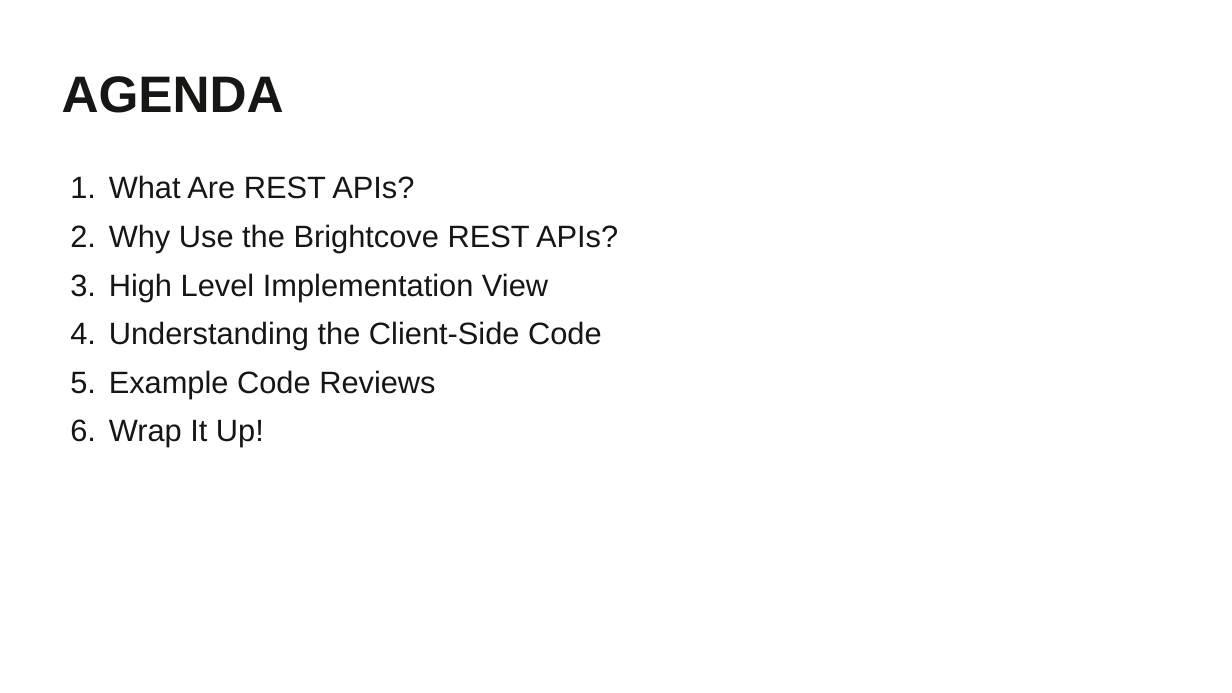
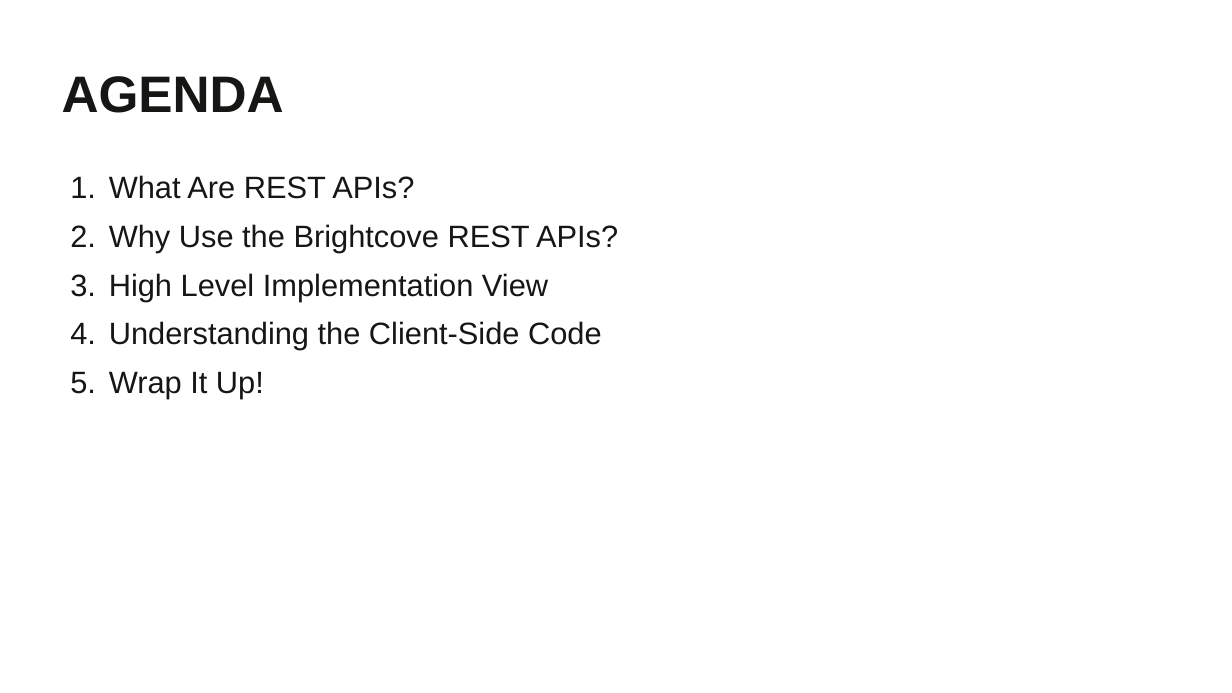
Before and after one commit to BrightcoveLearning/BCL-LearningSamples, a slide deck: slide 2 of PLAYTV2020/matt-boles-rest-api-intro.pptx. Drawn at 1232x693 pixels with LibreOffice and Linux fonts; fonts in the diff are those of the drawing; background and template pictures are left out. Boxes give left, top, right and bottom in pixels: in the first picture for what was removed or moved away, otherwise in the second. Text is boxed around its words. In the diff, an @@ line names an element or a change of style, - is before the commit and + after.

```diff
--- a/PLAYTV2020/matt-boles-rest-api-intro.pptx
+++ b/PLAYTV2020/matt-boles-rest-api-intro.pptx
@@ text at (109, 370, 435, 398): paragraph removed @@
-5. Example Code Reviews
```
Also in this commit, not shown: 4 slides removed, 5 other files.
